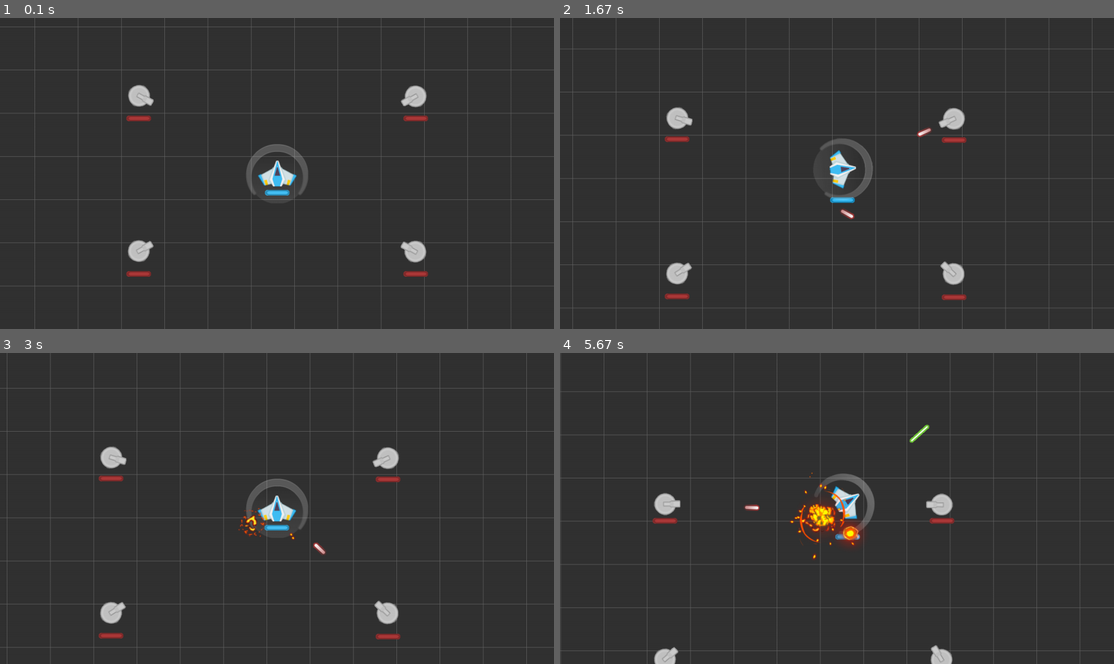
Above: before the commit, frames 1-4 (two rows, left to right).
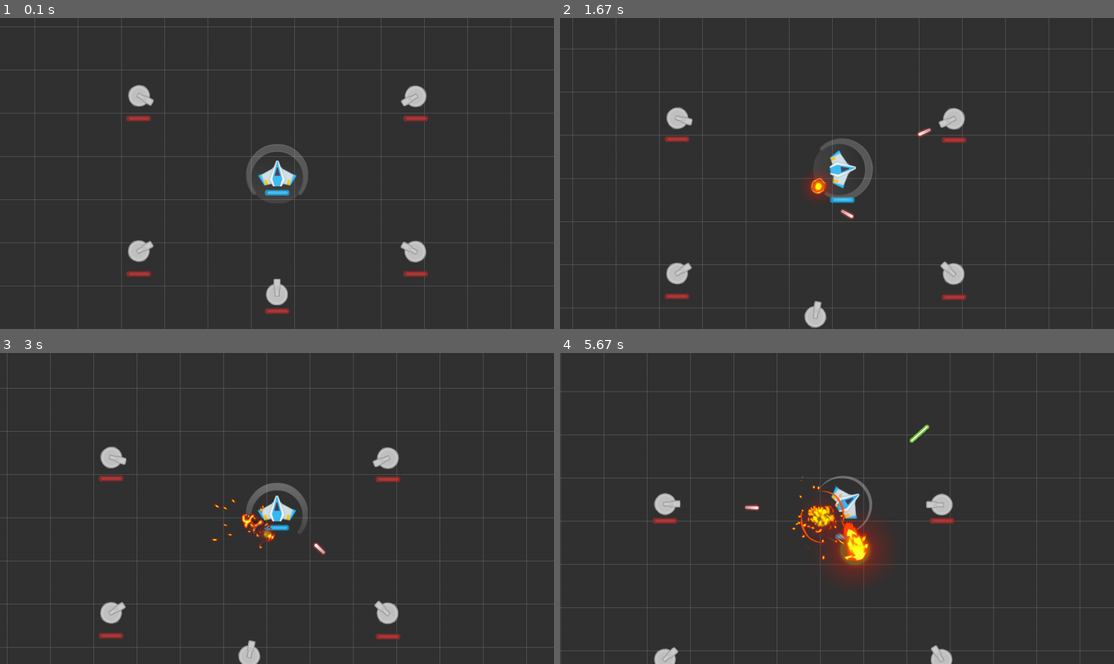
Above: after the commit, the same moments.

Repository: genericprogrammerdude/pygamengn
Game: pygame game, started from main.py
The game is run twice, just before and just after one commit, with the same random seed, the same clock (stepped at 60 frames per second) and the same inputs.
Inputs:
- Up to frame 1 (0.1 s): no input
- Up to frame 2 (1.67 s): hold D 0.33-0.8 s; hold W 0.83-1.13 s; hold D 1.17-1.63 s
- Up to frame 3 (3 s): hold A 1.67-2.2 s; hold S 2.23-2.53 s; hold A 2.57-2.97 s
- Up to frame 4 (5.67 s): hold W 3-3.37 s; tap Space at 3.07, 3.47, 3.77, 4.13, 4.53, 4.83, 5.03, 5.33, 5.53 s; hold D 3.4-4.03 s; hold S 4.07-4.43 s; hold A 4.47-4.93 s; hold D 4.97-5.43 s; hold W from 5.47 s (still down)

The runs differ from the first frame. In frame 1, 0.3% of the frame differs, in the area x 47-53%, y 83-96%; in frame 2, 0.5%; in frame 3, 0.9%; in frame 4, 2.4%, in the area x 41-59%, y 38-73%.

Commit message:
Removed inventory-dev and added Level_02 to inventory. It's easier to maintain a single inventory file.

Diff:
--- a/Assets/inventory-dev.json
+++ /dev/null
@@ -1,400 +0,0 @@
-{
-    "surfaces": {
-        "ship": "Assets/SpaceShooterRedux/PNG/playerShip2_blue.png",
-        "explosion1": "Assets/Explosions/explosion1.png",
-        "explosion2": "Assets/Explosions/explosion2.png",
-        "explosion3": "Assets/Explosions/explosion3.png",
-        "explosion4": "Assets/Explosions/explosion4.png",
-        "shield1": "Assets/SpaceShooterRedux/PNG/Effects/shield1.png",
-        "shield2": "Assets/SpaceShooterRedux/PNG/Effects/shield2.png",
-        "shield3": "Assets/SpaceShooterRedux/PNG/Effects/shield3.png",
-        "turret": "Assets/SpaceShooterRedux/PNG/Parts/turretBase_big.png",
-        "turret_gun": "Assets/SpaceShooterRedux/PNG/Parts/gun04.png",
-        "turret_projectile": "Assets/SpaceShooterRedux/PNG/Lasers/laserRed06.png",
-        "player_projectile": "Assets/SpaceShooterRedux/PNG/Lasers/laserGreen07.png",
-        "player_health_bar_fg": "Assets/SpaceShooterRedux/PNG/Lasers/laserBlue02.png",
-        "player_health_bar_bg": "Assets/SpaceShooterRedux/PNG/Lasers/laserBlue14.png",
-        "turret_health_bar_fg": "Assets/SpaceShooterRedux/PNG/Lasers/laserRed02.png",
-        "turret_health_bar_bg": "Assets/SpaceShooterRedux/PNG/Lasers/laserRed14.png",
-        "asteroid_00": "Assets/SpaceShooterRedux/PNG/Meteors/meteorBrown_big1.png",
-        "asteroid_01": "Assets/SpaceShooterRedux/PNG/Meteors/meteorBrown_big2.png",
-        "asteroid_02": "Assets/SpaceShooterRedux/PNG/Meteors/meteorBrown_big3.png",
-        "asteroid_03": "Assets/SpaceShooterRedux/PNG/Meteors/meteorBrown_big4.png",
-        "asteroid_04": "Assets/SpaceShooterRedux/PNG/Meteors/meteorBrown_med1.png",
-        "asteroid_05": "Assets/SpaceShooterRedux/PNG/Meteors/meteorBrown_med2.png",
-        "asteroid_06": "Assets/SpaceShooterRedux/PNG/Meteors/meteorBrown_small1.png",
-        "asteroid_07": "Assets/SpaceShooterRedux/PNG/Meteors/meteorBrown_small2.png",
-        "asteroid_08": "Assets/SpaceShooterRedux/PNG/Meteors/meteorBrown_tiny1.png",
-        "asteroid_09": "Assets/SpaceShooterRedux/PNG/Meteors/meteorBrown_tiny2.png",
-        "asteroid_10": "Assets/SpaceShooterRedux/PNG/Meteors/meteorGrey_big1.png",
-        "asteroid_11": "Assets/SpaceShooterRedux/PNG/Meteors/meteorGrey_big2.png",
-        "asteroid_12": "Assets/SpaceShooterRedux/PNG/Meteors/meteorGrey_big3.png",
-        "asteroid_13": "Assets/SpaceShooterRedux/PNG/Meteors/meteorGrey_big4.png",
-        "asteroid_14": "Assets/SpaceShooterRedux/PNG/Meteors/meteorGrey_med1.png",
-        "asteroid_15": "Assets/SpaceShooterRedux/PNG/Meteors/meteorGrey_med2.png",
-        "asteroid_16": "Assets/SpaceShooterRedux/PNG/Meteors/meteorGrey_small1.png",
-        "asteroid_17": "Assets/SpaceShooterRedux/PNG/Meteors/meteorGrey_small2.png",
-        "asteroid_18": "Assets/SpaceShooterRedux/PNG/Meteors/meteorGrey_tiny1.png",
-        "asteroid_19": "Assets/SpaceShooterRedux/PNG/Meteors/meteorGrey_tiny2.png"
-    },
-
-    "assets": {
-        "RenderGroup": {
-            "class_name": "RenderGroup",
-            "kwargs": {
-                "grid_draw": true,
-                "grid_color": [100, 100, 100],
-                "grid_interval": 100
-            }
-        },
-        "PlayerGroup": {
-            "class_name": "SpriteGroup",
-            "kwargs": {}
-        },
-        "PlayerProjectilesGroup": {
-            "class_name": "SpriteGroup",
-            "kwargs": {}
-        },
-        "TurretsGroup": {
-            "class_name": "SpriteGroup",
-            "kwargs": {}
-        },
-        "TurretProjectilesGroup": {
-            "class_name": "SpriteGroup",
-            "kwargs": {}
-        },
-        "AsteroidsGroup": {
-            "class_name": "SpriteGroup",
-            "kwargs": {}
-        },
-        "LayerManager": {
-            "class_name": "LayerManager",
-            "kwargs": {
-                "layers": [
-                    ["Projectile"],
-                    ["Turret", "EnemyTurretGun", "TurretHealthBar"],
-                    ["Ship", "PlayerHealthBar"],
-                    ["Shield"],
-                    ["Asteroid"],
-                    ["AnimatedTexture"],
-                    ["HealthBar"]
-                ]
-            }
-        },
-        "explosion_atlas": {
-            "class_name": "Atlas",
-            "kwargs": {
-                "image_list:images": ["explosion1", "explosion2", "explosion3", "explosion4"],
-                "frame_size": [256, 256]
-            }
-        }
-    },
-
-    "game_types": {
-        "CollisionManager": {
-            "class_name": "CollisionManager",
-            "kwargs": {
-                "asset:collision_checks": [
-                    ["PlayerProjectilesGroup", "AsteroidsGroup"],
-                    ["PlayerProjectilesGroup", "TurretsGroup"],
-                    ["TurretProjectilesGroup", "PlayerGroup"],
-                    ["TurretProjectilesGroup", "AsteroidsGroup"],
-                    ["AsteroidsGroup", "PlayerGroup"]
-                ]
-            }
-        },
-        "PlayerShip": {
-            "class_name": "Ship",
-            "kwargs": {
-                "image:image": "ship",
-                "scale": 0.8,
-                "projectile_type": "PlayerProjectile",
-                "fire_freq": 250,
-                "game_object_type:mover": "PlayerShipMover"
-            },
-            "groups": [
-                "RenderGroup",
-                "PlayerGroup"
-            ],
-            "attachments": [
-                {
-                    "game_type": "PlayerShield",
-                    "offset": [0.0, 0.0]
-                },
-                {
-                    "game_type": "PlayerHealthBar",
-                    "offset": [0, 0],
-                    "parent_transform": false
-                }
-            ]
-        },
-        "PlayerShipMover": {
-            "class_name": "MoverVelocity",
-            "kwargs": {
-                "velocity": 0.0,
-                "velocity_decay_factor": 0.9,
-                "max_velocity": 200.0,
-                "angular_velocity": 1.5
-            }
-        },
-        "PlayerHealthBar": {
-            "class_name": "HealthBar",
-            "kwargs": {
-                "image_list:images": ["player_health_bar_bg", "player_health_bar_fg"],
-                "heading": 90,
-                "is_collidable": false
-            },
-            "groups": [
-                "RenderGroup"
-            ]
-        },
-        "PlayerShield": {
-            "class_name": "Shield",
-            "kwargs": {
-                "image_list:images": ["shield3", "shield2", "shield1"]
-            },
-            "groups": [
-                "RenderGroup",
-                "PlayerGroup"
-            ]
-        },
-        "PlayerProjectile": {
-            "class_name": "Projectile",
-            "kwargs": {
-                "image:image": "player_projectile",
-                "death_effect": "Explosion",
-                "damage": 15,
-                "game_object_type:mover": "PlayerProjectileMover"
-            },
-            "groups": [
-                "RenderGroup",
-                "PlayerProjectilesGroup"
-            ]
-        },
-        "PlayerProjectileMover": {
-            "class_name": "MoverVelocity",
-            "kwargs": {
-                "velocity": 800.0,
-                "velocity_decay_factor": 1.0,
-                "max_velocity": 800.0,
-                "angular_velocity": 0.0
-            }
-        },
-        "EnemyTurret": {
-            "class_name": "Turret",
-            "kwargs": {
-                "image:image": "turret",
-                "projectile_type": "EnemyTurretProjectile",
-                "scale": 1.25,
-                "fire_freq": 2250
-            },
-            "attachments": [
-                {
-                    "game_type": "EnemyTurretGun",
-                    "offset": [0.0, -15.0]
-                },
-                {
-                    "game_type": "TurretHealthBar",
-                    "offset": [0, 0],
-                    "parent_transform": false
-                }
-            ],
-            "groups": [
-                "RenderGroup",
-                "TurretsGroup"
-            ]
-        },
-        "EnemyTurretAsteroid": {
-            "class_name": "Turret",
-            "kwargs": {
-                "image:image": "turret",
-                "projectile_type": "Asteroid",
-                "scale": 1.25,
-                "fire_freq": 3000
-            },
-            "attachments": [
-                {
-                    "game_type": "EnemyTurretGun",
-                    "offset": [0.0, -15.0]
-                },
-                {
-                    "game_type": "TurretHealthBar",
-                    "offset": [0, 0],
-                    "parent_transform": false
-                }
-            ],
-            "groups": [
-                "RenderGroup",
-                "TurretsGroup"
-            ]
-        },
-        "TurretHealthBar": {
-            "class_name": "HealthBar",
-            "kwargs": {
-                "image_list:images": ["turret_health_bar_bg", "turret_health_bar_fg"],
-                "heading": 90,
-                "is_collidable": false
-            },
-            "groups": [
-                "RenderGroup"
-            ]
-        },
-        "EnemyTurretGun": {
-            "class_name": "GameObject",
-            "kwargs": {
-                "image:image": "turret_gun"
-            },
-            "groups": [
-                "RenderGroup"
-            ]
-        },
-        "EnemyTurretProjectile": {
-            "class_name": "Projectile",
-            "kwargs": {
-                "image:image": "turret_projectile",
-                "death_effect": "Explosion",
-                "damage": 10,
-                "game_object_type:mover": "EnemyTurretProjectileMover"
-            },
-            "groups": [
-                "RenderGroup",
-                "TurretProjectilesGroup"
-            ]
-        },
-        "EnemyTurretProjectileMover": {
-            "class_name": "MoverVelocity",
-            "kwargs": {
-                "velocity": 500.0,
-                "velocity_decay_factor": 1.0,
-                "max_velocity": 500.0,
-                "angular_velocity": 0.0
-            }
-        },
-        "Explosion": {
-            "class_name": "AnimatedTexture",
-            "kwargs": {
-                "asset:asset": "explosion_atlas",
-                "duration": 750,
-                "scale": 1
-            },
-            "groups": [
-                "RenderGroup"
-            ]
-        },
-        "Level_01": {
-            "class_name": "Level",
-            "kwargs": {
-                "game_object_type:player_spec": "Level_01/PlayerSpec",
-                "game_object_type_list:enemy_specs": [
-                    "Level_01/EnemySpec1",
-                    "Level_01/EnemySpec2"
-                ]
-            },
-            "PlayerSpec": {
-                "class_name": "LevelObject",
-                "kwargs": {
-                    "game_type": "PlayerShip",
-                    "spawn_pos": [640, 360]
-                }
-            },
-            "EnemySpec1": {
-                "class_name": "LevelObject",
-                "kwargs": {
-                    "game_type": "EnemyTurretAsteroid",
-                    "spawn_pos": [
-                        [320, 180],
-                        [320, 540]
-                    ]
-                }
-            },
-            "EnemySpec2": {
-                "class_name": "LevelObject",
-                "kwargs": {
-                    "game_type": "EnemyTurret",
-                    "spawn_pos": [
-                        [1000, 540]
-                    ]
-                }
-            }
-        },
-        "Asteroid": {
-            "class_name": "Asteroid",
-            "kwargs": {
-                "image:image": "asteroid_00",
-                "death_effect": "Explosion",
-                "damage": 15,
-                "game_object_type:mover": "AsteroidMover",
-                "death_spawn": ["AsteroidSmall", "AsteroidTiny"]
-            },
-            "groups": [
-                "RenderGroup",
-                "AsteroidsGroup"
-            ]
-        },
-        "AsteroidSmall": {
-            "class_name": "Asteroid",
-            "kwargs": {
-                "image:image": "asteroid_06",
-                "death_effect": "Explosion",
-                "damage": 5,
-                "game_object_type:mover": "AsteroidMover",
-                "death_spawn": []
-            },
-            "groups": [
-                "RenderGroup",
-                "AsteroidsGroup"
-            ]
-        },
-        "AsteroidTiny": {
-            "class_name": "Asteroid",
-            "kwargs": {
-                "image:image": "asteroid_08",
-                "death_effect": "Explosion",
-                "damage": 5,
-                "game_object_type:mover": "AsteroidMover",
-                "death_spawn": []
-            },
-            "groups": [
-                "RenderGroup",
-                "AsteroidsGroup"
-            ]
-        },
-        "AsteroidMover": {
-            "class_name": "MoverVelocity",
-            "kwargs": {
-                "velocity": 50.0,
-                "velocity_decay_factor": 1.0,
-                "max_velocity": 500.0,
-                "angular_velocity": 1.0
-            }
-        },
-        "AsteroidParticleSystem": {
-            "class_name": "ParticleSystem",
-            "kwargs": {
-                "image_list:images": [
-                     "asteroid_00",
-                     "asteroid_01",
-                     "asteroid_02",
-                     "asteroid_03",
-                     "asteroid_04",
-                     "asteroid_05",
-                     "asteroid_06",
-                     "asteroid_07",
-                     "asteroid_08",
-                     "asteroid_09",
-                     "asteroid_10",
-                     "asteroid_11",
-                     "asteroid_12",
-                     "asteroid_13",
-                     "asteroid_14",
-                     "asteroid_15",
-                     "asteroid_16",
-                     "asteroid_17",
-                     "asteroid_18",
-                     "asteroid_19"
-                ],
-                "spawn_freq": 1000
-            }
-        }
-    }
-}
--- a/Assets/inventory.json
+++ b/Assets/inventory.json
@@ -15,7 +15,27 @@
         "player_health_bar_fg": "Assets/SpaceShooterRedux/PNG/Lasers/laserBlue02.png",
         "player_health_bar_bg": "Assets/SpaceShooterRedux/PNG/Lasers/laserBlue14.png",
         "turret_health_bar_fg": "Assets/SpaceShooterRedux/PNG/Lasers/laserRed02.png",
-        "turret_health_bar_bg": "Assets/SpaceShooterRedux/PNG/Lasers/laserRed14.png"
+        "turret_health_bar_bg": "Assets/SpaceShooterRedux/PNG/Lasers/laserRed14.png",
+        "asteroid_00": "Assets/SpaceShooterRedux/PNG/Meteors/meteorBrown_big1.png",
+        "asteroid_01": "Assets/SpaceShooterRedux/PNG/Meteors/meteorBrown_big2.png",
+        "asteroid_02": "Assets/SpaceShooterRedux/PNG/Meteors/meteorBrown_big3.png",
+        "asteroid_03": "Assets/SpaceShooterRedux/PNG/Meteors/meteorBrown_big4.png",
+        "asteroid_04": "Assets/SpaceShooterRedux/PNG/Meteors/meteorBrown_med1.png",
+        "asteroid_05": "Assets/SpaceShooterRedux/PNG/Meteors/meteorBrown_med2.png",
+        "asteroid_06": "Assets/SpaceShooterRedux/PNG/Meteors/meteorBrown_small1.png",
+        "asteroid_07": "Assets/SpaceShooterRedux/PNG/Meteors/meteorBrown_small2.png",
+        "asteroid_08": "Assets/SpaceShooterRedux/PNG/Meteors/meteorBrown_tiny1.png",
+        "asteroid_09": "Assets/SpaceShooterRedux/PNG/Meteors/meteorBrown_tiny2.png",
+        "asteroid_10": "Assets/SpaceShooterRedux/PNG/Meteors/meteorGrey_big1.png",
+        "asteroid_11": "Assets/SpaceShooterRedux/PNG/Meteors/meteorGrey_big2.png",
+        "asteroid_12": "Assets/SpaceShooterRedux/PNG/Meteors/meteorGrey_big3.png",
+        "asteroid_13": "Assets/SpaceShooterRedux/PNG/Meteors/meteorGrey_big4.png",
+        "asteroid_14": "Assets/SpaceShooterRedux/PNG/Meteors/meteorGrey_med1.png",
+        "asteroid_15": "Assets/SpaceShooterRedux/PNG/Meteors/meteorGrey_med2.png",
+        "asteroid_16": "Assets/SpaceShooterRedux/PNG/Meteors/meteorGrey_small1.png",
+        "asteroid_17": "Assets/SpaceShooterRedux/PNG/Meteors/meteorGrey_small2.png",
+        "asteroid_18": "Assets/SpaceShooterRedux/PNG/Meteors/meteorGrey_tiny1.png",
+        "asteroid_19": "Assets/SpaceShooterRedux/PNG/Meteors/meteorGrey_tiny2.png"
     },
 
     "assets": {
@@ -92,6 +112,10 @@
                 "fire_freq": 250,
                 "game_object_type:mover": "PlayerShipMover"
             },
+            "groups": [
+                "RenderGroup",
+                "PlayerGroup"
+            ],
             "attachments": [
                 {
                     "game_type": "PlayerShield",
@@ -102,10 +126,6 @@
                     "offset": [0, 0],
                     "parent_transform": false
                 }
-            ],
-            "groups": [
-                "RenderGroup",
-                "PlayerGroup"
             ]
         },
         "PlayerShipMover": {
@@ -184,6 +204,30 @@
                 "TurretsGroup"
             ]
         },
+        "EnemyTurretAsteroid": {
+            "class_name": "Turret",
+            "kwargs": {
+                "image:image": "turret",
+                "projectile_type": "Asteroid",
+                "scale": 1.25,
+                "fire_freq": 3000
+            },
+            "attachments": [
+                {
+                    "game_type": "EnemyTurretGun",
+                    "offset": [0.0, -15.0]
+                },
+                {
+                    "game_type": "TurretHealthBar",
+                    "offset": [0, 0],
+                    "parent_transform": false
+                }
+            ],
+            "groups": [
+                "RenderGroup",
+                "TurretsGroup"
+            ]
+        },
         "TurretHealthBar": {
             "class_name": "HealthBar",
             "kwargs": {
@@ -198,8 +242,7 @@
         "EnemyTurretGun": {
             "class_name": "GameObject",
             "kwargs": {
-                "image:image": "turret_gun",
-                "is_collidable": false
+                "image:image": "turret_gun"
             },
             "groups": [
                 "RenderGroup"
@@ -241,29 +284,154 @@
         "Level_01": {
             "class_name": "Level",
             "kwargs": {
-                "game_object_type:player_spec": "Level_01PlayerSpec",
+                "game_object_type:player_spec": "Level_01/PlayerSpec",
                 "game_object_type_list:enemy_specs": [
-                    "Level_01EnemySpec"
+                    "Level_01/EnemySpec1",
+                    "Level_01/EnemySpec2"
                 ]
-            }
-        },
-        "Level_01PlayerSpec": {
-            "class_name": "LevelObject",
-            "kwargs": {
-                "game_type": "PlayerShip",
-                "spawn_pos": [640, 360]
-            }
-        },
-        "Level_01EnemySpec": {
-            "class_name": "LevelObject",
-            "kwargs": {
-                "game_type": "EnemyTurret",
-                "spawn_pos": [
-                    [320, 180],
-                    [320, 540],
-                    [960, 180],
-                    [960, 540]
+            },
+            "PlayerSpec": {
+                "class_name": "LevelObject",
+                "kwargs": {
+                    "game_type": "PlayerShip",
+                    "spawn_pos": [640, 360]
+                }
+            },
+            "EnemySpec1": {
+                "class_name": "LevelObject",
+                "kwargs": {
+                    "game_type": "EnemyTurret",
+                    "spawn_pos": [
+                        [320, 180],
+                        [320, 540],
+                        [960, 180],
+                        [960, 540]
+                    ]
+                }
+            },
+            "EnemySpec2": {
+                "class_name": "LevelObject",
+                "kwargs": {
+                    "game_type": "EnemyTurret",
+                    "spawn_pos": [
+                        [640, 640]
+                    ]
+                }
+            }
+        },
+        "Level_02": {
+            "class_name": "Level",
+            "kwargs": {
+                "game_object_type:player_spec": "Level_01/PlayerSpec",
+                "game_object_type_list:enemy_specs": [
+                    "Level_02/EnemySpec1",
+                    "Level_02/EnemySpec2"
                 ]
+            },
+            "PlayerSpec": {
+                "class_name": "LevelObject",
+                "kwargs": {
+                    "game_type": "PlayerShip",
+                    "spawn_pos": [640, 360]
+                }
+            },
+            "EnemySpec1": {
+                "class_name": "LevelObject",
+                "kwargs": {
+                    "game_type": "EnemyTurretAsteroid",
+                    "spawn_pos": [
+                        [320, 180],
+                        [320, 540]
+                    ]
+                }
+            },
+            "EnemySpec2": {
+                "class_name": "LevelObject",
+                "kwargs": {
+                    "game_type": "EnemyTurret",
+                    "spawn_pos": [
+                        [1000, 540]
+                    ]
+                }
+            }
+        },
+        "Asteroid": {
+            "class_name": "Asteroid",
+            "kwargs": {
+                "image:image": "asteroid_00",
+                "death_effect": "Explosion",
+                "damage": 15,
+                "game_object_type:mover": "AsteroidMover",
+                "death_spawn": ["AsteroidSmall", "AsteroidTiny"]
+            },
+            "groups": [
+                "RenderGroup",
+                "AsteroidsGroup"
+            ]
+        },
+        "AsteroidSmall": {
+            "class_name": "Asteroid",
+            "kwargs": {
+                "image:image": "asteroid_06",
+                "death_effect": "Explosion",
+                "damage": 5,
+                "game_object_type:mover": "AsteroidMover",
+                "death_spawn": []
+            },
+            "groups": [
+                "RenderGroup",
+                "AsteroidsGroup"
+            ]
+        },
+        "AsteroidTiny": {
+            "class_name": "Asteroid",
+            "kwargs": {
+                "image:image": "asteroid_08",
+                "death_effect": "Explosion",
+                "damage": 5,
+                "game_object_type:mover": "AsteroidMover",
+                "death_spawn": []
+            },
+            "groups": [
+                "RenderGroup",
+                "AsteroidsGroup"
+            ]
+        },
+        "AsteroidMover": {
+            "class_name": "MoverVelocity",
+            "kwargs": {
+                "velocity": 50.0,
+                "velocity_decay_factor": 1.0,
+                "max_velocity": 500.0,
+                "angular_velocity": 1.0
+            }
+        },
+        "AsteroidParticleSystem": {
+            "class_name": "ParticleSystem",
+            "kwargs": {
+                "image_list:images": [
+                     "asteroid_00",
+                     "asteroid_01",
+                     "asteroid_02",
+                     "asteroid_03",
+                     "asteroid_04",
+                     "asteroid_05",
+                     "asteroid_06",
+                     "asteroid_07",
+                     "asteroid_08",
+                     "asteroid_09",
+                     "asteroid_10",
+                     "asteroid_11",
+                     "asteroid_12",
+                     "asteroid_13",
+                     "asteroid_14",
+                     "asteroid_15",
+                     "asteroid_16",
+                     "asteroid_17",
+                     "asteroid_18",
+                     "asteroid_19"
+                ],
+                "spawn_freq": 1000
             }
         }
     }
--- a/main.py
+++ b/main.py
@@ -21,10 +21,7 @@
     background = 50, 50, 50
     screen = pygame.display.set_mode(size, pygame.DOUBLEBUF | pygame.HWSURFACE)
 
-    if len(sys.argv) > 1:
-        GameObjectFactory.initialize(open(sys.argv[1]))
-    else:
-        GameObjectFactory.initialize(open("Assets/inventory.json"))
+    GameObjectFactory.initialize(open("Assets/inventory.json"))
 
     # Create world
     pygame.display.set_icon(GameObjectFactory.surfaces["ship"])
@@ -34,9 +31,13 @@
 
     render_group = GameObjectFactory.get_asset("RenderGroup")
 
-    level_01 = GameObjectFactory.create("Level_01")
-    level_01.create_objects(render_group)
-    player = level_01.player
+    level = None
+    if len(sys.argv) > 1:
+        level = GameObjectFactory.create(sys.argv[1])
+    else:
+        level = GameObjectFactory.create("Level_01")
+    level.create_objects(render_group)
+    player = level.player
 
     clock = pygame.time.Clock()
     running = True
